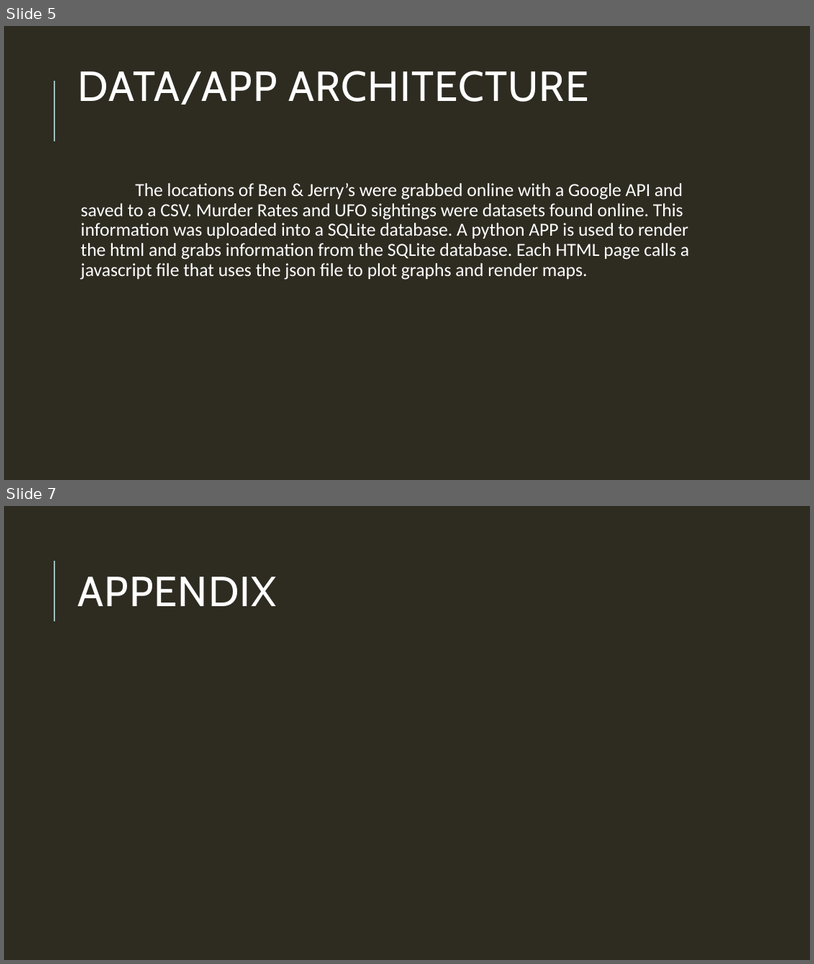
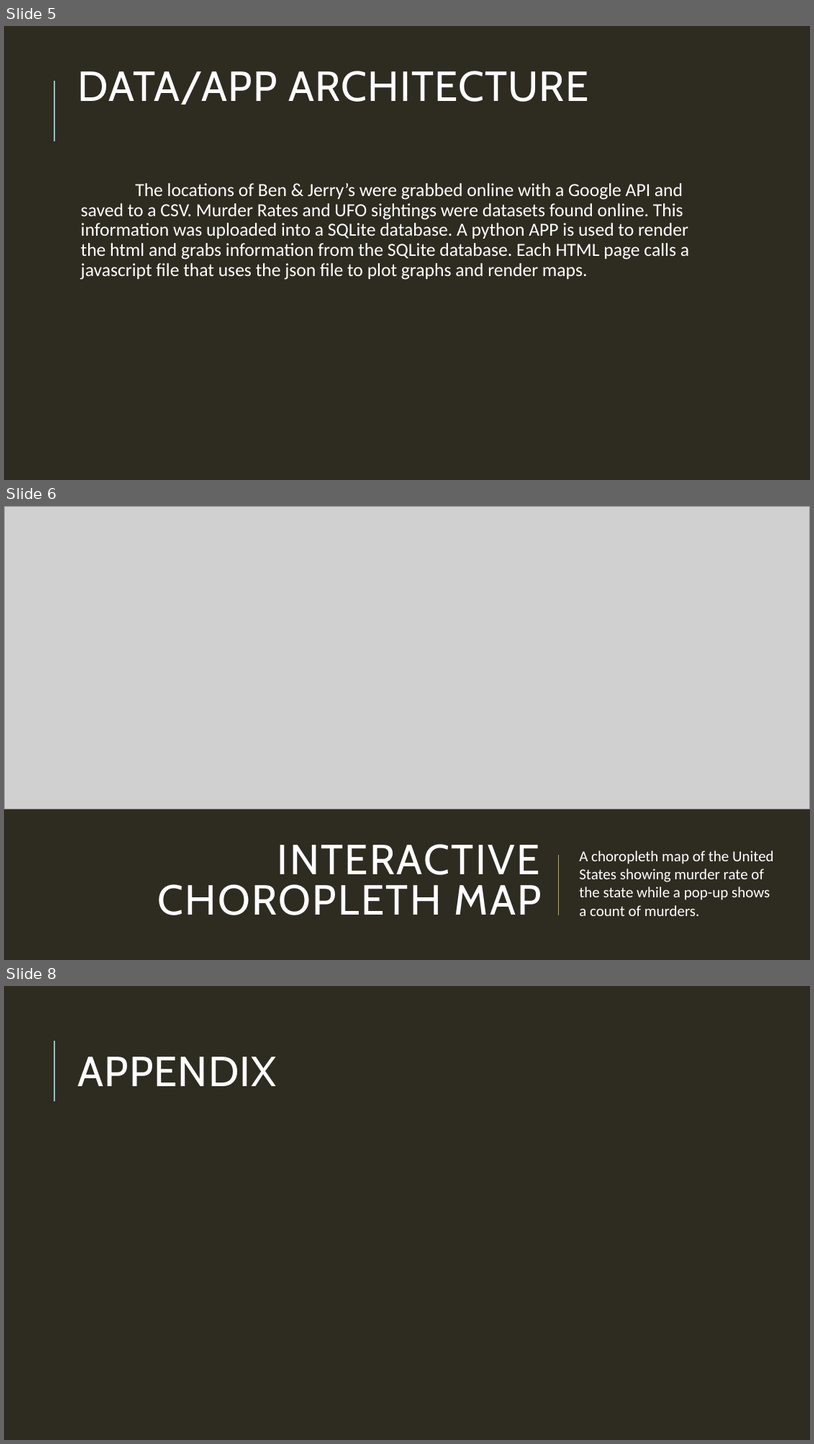
Before and after one commit to Agrattendick/GroupProject2, a slide deck: Ben & Jerry’s Random Comparisons.pptx. Shown one above the other, each under a label of ours: slides 5 and 7 before the commit, slides 5, 6 and 8 after it; the slides between them are not shown. The pictures are 814x964 and 814x1444 pixels, drawn with LibreOffice and Linux fonts; fonts in the diff are those of the drawing; grey boxes stand for pictures. Boxes give left, top, right and bottom in pixels: in the first picture for what was removed or moved away, otherwise in the second. Text is boxed around its words. In the diff, an @@ line names an element or a change of style, - is before the commit and + after.

```diff
--- a/Ben & Jerry’s Random Comparisons.pptx
+++ b/Ben & Jerry’s Random Comparisons.pptx
@@ slide 6 added at (4,506,810,960), background #2E2B21 @@
@@ picture added at (4,506,810,808) @@
@@ title added at (157,844,542,915), 50 pt, text #FFFFFF @@
+INTERACTIVE CHOROPLETH MAP
@@ text added at (579,850,774,916), 18 pt, text #FFFFFF @@
+A choropleth map of the United States showing murder rate of the state while a pop-up shows a count of murders.
@@ line added from (558, 915) to (558, 854), #A9A57C 1.5 pt @@
@@ what was slide 7 is now slide 8 @@
```
Also in this commit, not shown: 1 other slide added, 1 slide removed.
